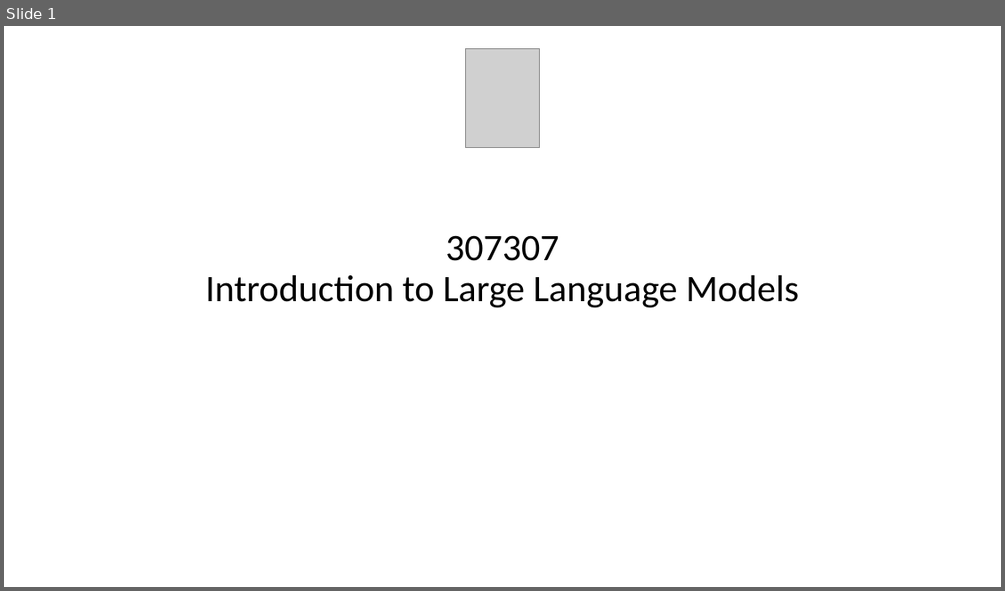
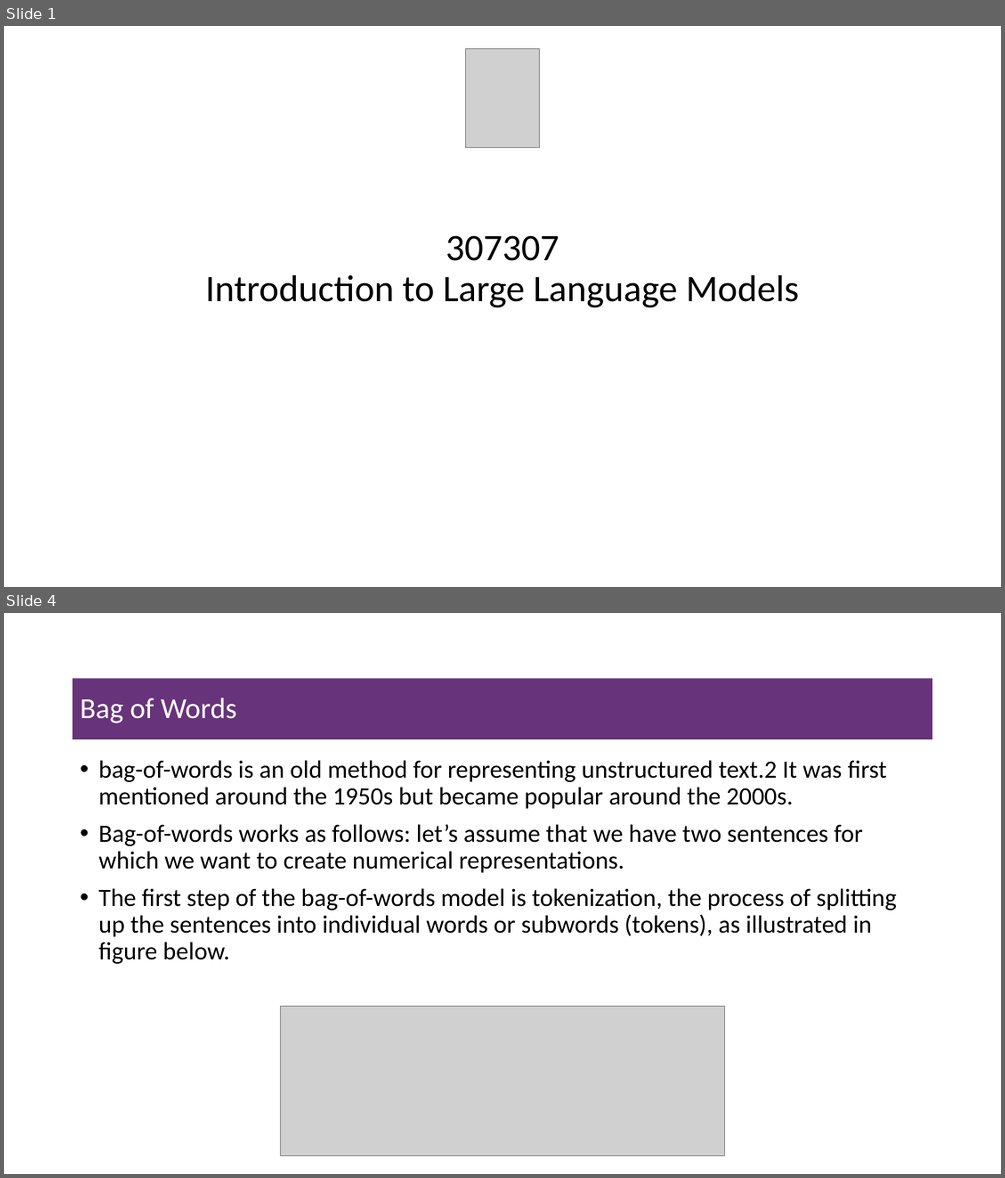
Before and after one commit to msfasha/307307-BI-Methods-LLMs, a slide deck: part-1/Introduction.pptx. Shown one above the other, each under a label of ours: slide 1 before the commit, slides 1 and 4 after it; the slides between them are not shown. The pictures are 1005x591 and 1005x1178 pixels, drawn with LibreOffice and Linux fonts; fonts in the diff are those of the drawing; grey boxes stand for pictures; background and template pictures are left out. Boxes give left, top, right and bottom in pixels: in the first picture for what was removed or moved away, otherwise in the second. Text is boxed around its words. In the diff, an @@ line names an element or a change of style, - is before the commit and + after.

```diff
--- a/part-1/Introduction.pptx
+++ b/part-1/Introduction.pptx
@@ slide 4 added at [4,613,1001,1174], background #FFFFFF @@
@@ title added at [73,678,933,739], fill #67337A, 28 pt, text #FFFFFF @@
+Bag of Words
@@ text added at [98,760,897,964], 24 pt, text #000000 @@
+• bag-of-words is an old method for representing unstructured text.2 It was first mentioned around the 1950s but became popular around the 2000s.
+• Bag-of-words works as follows: let’s assume that we have two sentences for which we want to create numerical representations.
+• The first step of the bag-of-words model is tokenization, the process of splitting up the sentences into individual words or subwords (tokens), as illustrated in figure below.
@@ picture added at [281,1006,725,1156] @@
```
Also in this commit, not shown: 4 other slides added, 3 slides removed, 7 other files.
